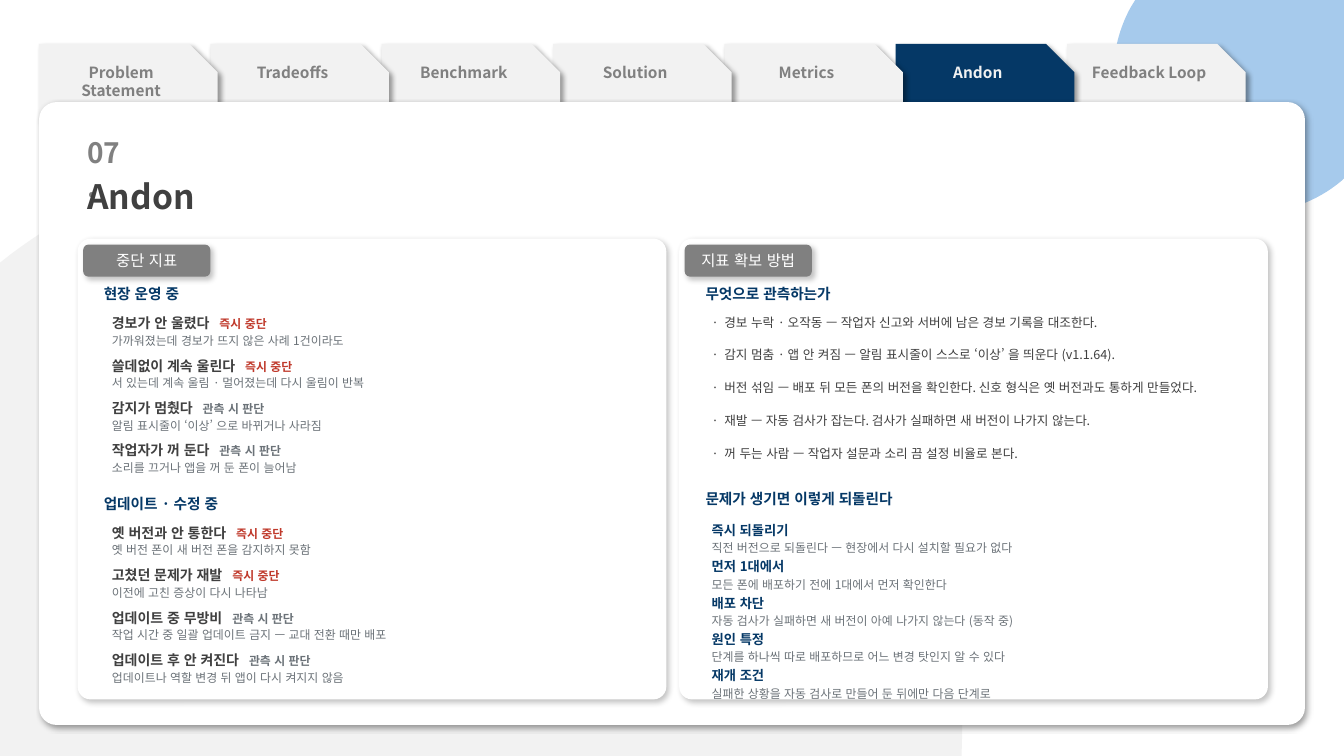
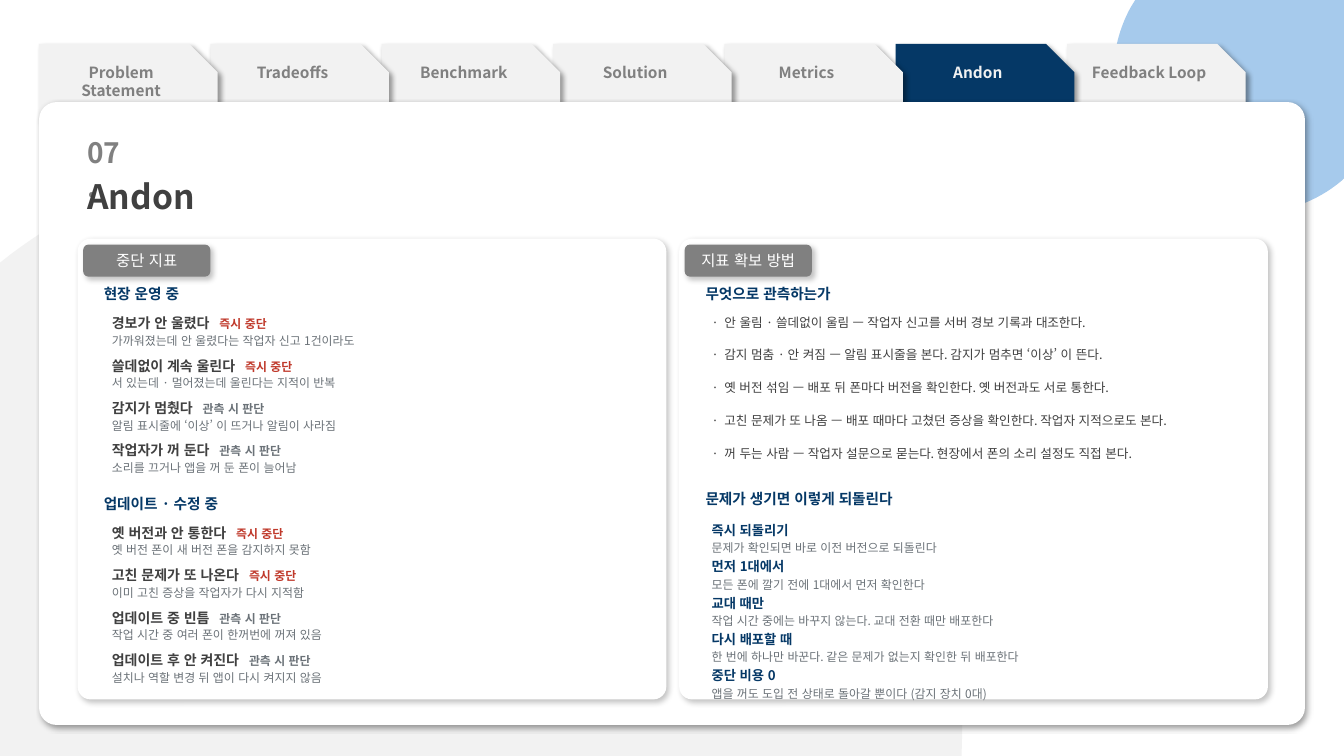
Before and after one commit to pslymzero-cyber/SafeAlert, a slide deck: slide 13 of docs/presentation/contest/SafeAlert_CouSolve_Contest.pptx. Drawn at 1344x756 pixels with LibreOffice and Linux fonts; fonts in the diff are those of the drawing. Boxes give left, top, right and bottom in pixels: in the first picture for what was removed or moved away, otherwise in the second. Text is boxed around its words. In the diff, an @@ line names an element or a change of style, - is before the commit and + after.

```diff
--- a/docs/presentation/contest/SafeAlert_CouSolve_Contest.pptx
+++ b/docs/presentation/contest/SafeAlert_CouSolve_Contest.pptx
@@ text at (724,316,1086,328): text changed @@
-· 경보 누락 · 오작동 — 작업자 신고와 서버에 남은 경보 기록을 대조한다.
+· 안 울림 · 쓸데없이 울림 — 작업자 신고를 서버 경보 기록과 대조한다.
@@ text at (112,335,354,346): text changed @@
-가까워졌는데 경보가 뜨지 않은 사례 1건이라도
+가까워졌는데 안 울렸다는 작업자 신고 1건이라도
@@ text at (724,348,1103,360): text changed @@
-· 감지 멈춤 · 앱 안 켜짐 — 알림 표시줄이 스스로 ‘이상’ 을 띄운다 (v1.1.64).
+· 감지 멈춤 · 안 켜짐 — 알림 표시줄을 본다. 감지가 멈추면 ‘이상’ 이 뜬다.
@@ text at (112,377,335,388): text changed @@
-서 있는데 계속 울림 · 멀어졌는데 다시 울림이 반복
+서 있는데 · 멀어졌는데 울린다는 지적이 반복
@@ text at (724,381,1109,393): text changed @@
-· 버전 섞임 — 배포 뒤 모든 폰의 버전을 확인한다. 신호 형식은 옛 버전과도 통하게 만들었다.
+· 옛 버전 섞임 — 배포 뒤 폰마다 버전을 확인한다. 옛 버전과도 서로 통한다.
@@ text at (112,419,336,431): text changed @@
-알림 표시줄이 ‘이상’ 으로 바뀌거나 사라짐
+알림 표시줄에 ‘이상’ 이 뜨거나 알림이 사라짐
@@ text at (724,414,1167,426): text changed @@
-· 재발 — 자동 검사가 잡는다. 검사가 실패하면 새 버전이 나가지 않는다.
+· 고친 문제가 또 나옴 — 배포 때마다 고쳤던 증상을 확인한다. 작업자 지적으로도 본다.
@@ text at (724,447,1132,459): text changed @@
-· 꺼 두는 사람 — 작업자 설문과 소리 끔 설정 비율로 본다.
+· 꺼 두는 사람 — 작업자 설문으로 묻는다. 현장에서 폰의 소리 설정도 직접 본다.
@@ text at (112,568,296,582): text changed @@
-고쳤던 문제가 재발 즉시 중단
+고친 문제가 또 나온다 즉시 중단
@@ text at (712,542,937,553): text changed @@
-직전 버전으로 되돌린다 — 현장에서 다시 설치할 필요가 없다
+문제가 확인되면 바로 이전 버전으로 되돌린다
@@ text at (112,587,304,598): text changed @@
-이전에 고친 증상이 다시 나타남
+이미 고친 증상을 작업자가 다시 지적함
@@ text at (712,579,925,590): text changed @@
-모든 폰에 배포하기 전에 1대에서 먼저 확인한다
+모든 폰에 깔기 전에 1대에서 먼저 확인한다
@@ text at (712,597,993,626): text changed @@
-배포 차단
-자동 검사가 실패하면 새 버전이 아예 나가지 않는다 (동작 중)
+교대 때만
+작업 시간 중에는 바꾸지 않는다. 교대 전환 때만 배포한다
@@ text at (112,611,281,625): text changed @@
-업데이트 중 무방비 관측 시 판단
+업데이트 중 빈틈 관측 시 판단
@@ text at (112,629,322,640): text changed @@
-작업 시간 중 일괄 업데이트 금지 — 교대 전환 때만 배포
+작업 시간 중 여러 폰이 한꺼번에 꺼져 있음
@@ text at (712,630,1019,662): text changed @@
-원인 특정
-단계를 하나씩 따로 배포하므로 어느 변경 탓인지 알 수 있다
+다시 배포할 때
+한 번에 하나만 바꾼다. 같은 문제가 없는지 확인한 뒤 배포한다
@@ text at (112,672,322,683): text changed @@
-업데이트나 역할 변경 뒤 앱이 다시 켜지지 않음
+설치나 역할 변경 뒤 앱이 다시 켜지지 않음
@@ text at (712,669,987,701): text changed @@
-재개 조건
-실패한 상황을 자동 검사로 만들어 둔 뒤에만 다음 단계로
+중단 비용 0
+앱을 꺼도 도입 전 상태로 돌아갈 뿐이다 (감지 장치 0대)
```
Also in this commit, not shown: 12 other slides changed, 2 other files.
